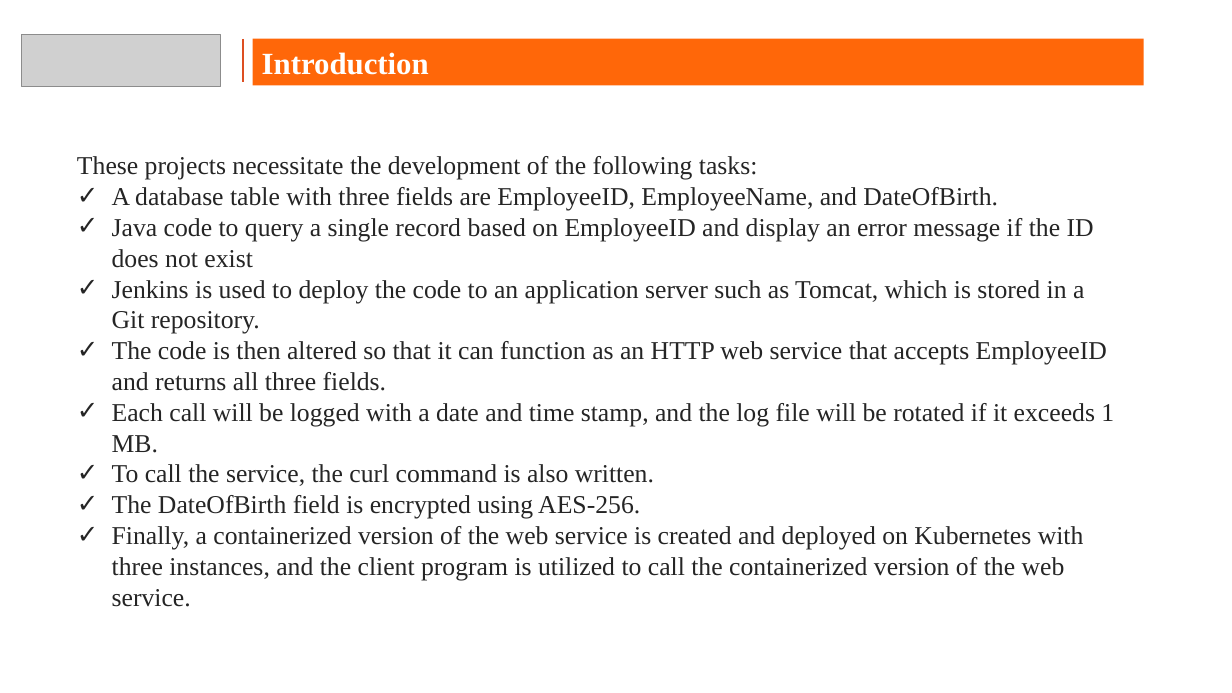
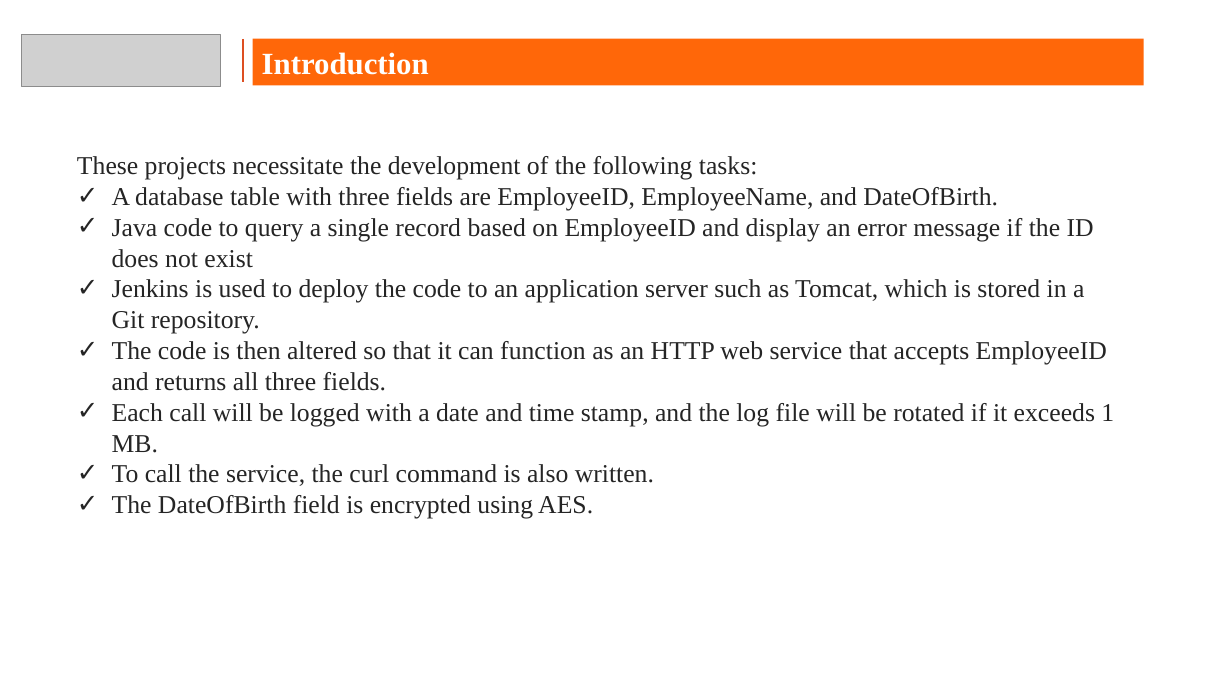
Before and after one commit to vivekjeswani/HDFCBK_CAPSTONE_PROJECT, a slide deck: slide 3 of Capstone_PPT_VivekJeswani.pptx. Drawn at 1232x693 pixels with LibreOffice and Linux fonts; fonts in the diff are those of the drawing; grey boxes stand for pictures; background and template pictures are left out. Boxes give left, top, right and bottom in pixels: in the first picture for what was removed or moved away, otherwise in the second. Text is boxed around its words. In the diff, an @@ line names an element or a change of style, - is before the commit and + after.

```diff
--- a/Capstone_PPT_VivekJeswani.pptx
+++ b/Capstone_PPT_VivekJeswani.pptx
@@ text at [112,495,593,519]: text changed @@
-✓ The DateOfBirth field is encrypted using AES-256.
-✓ Finally, a containerized version of the web service is created and deployed on Kubernetes with three instances, and the client program is utilized to call the containerized version of the web service.
+✓ The DateOfBirth field is encrypted using AES.
```
Also in this commit, not shown: 4 other slides changed, 2 slides added, 20 other files.
